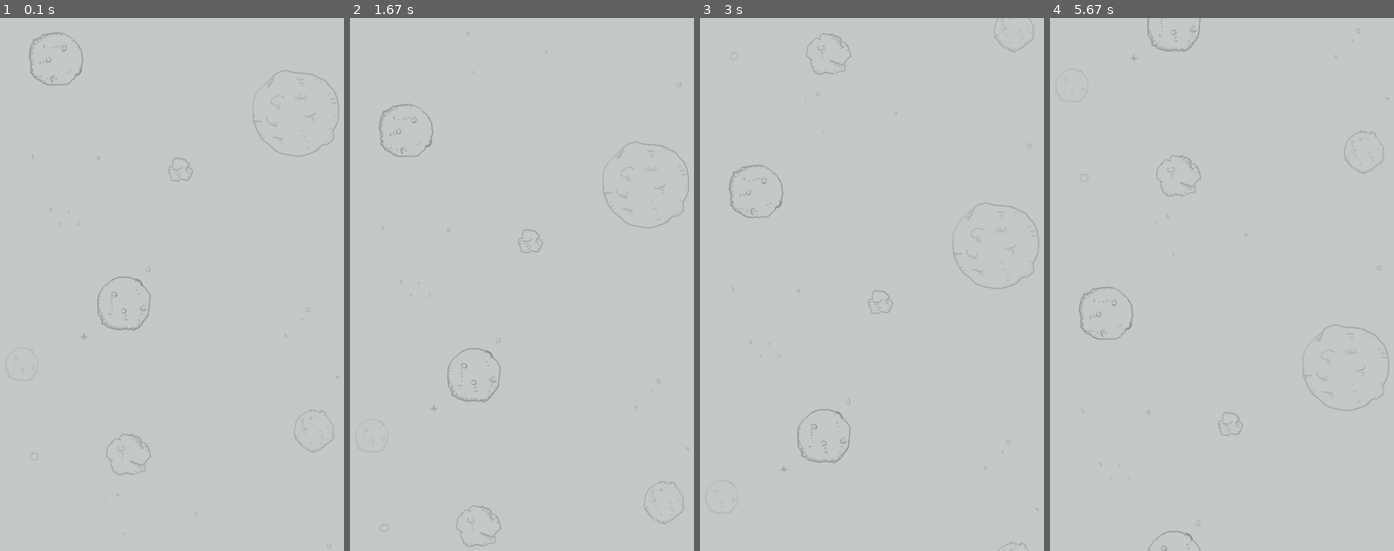
Above: before the commit, frames 1-4 (left to right).
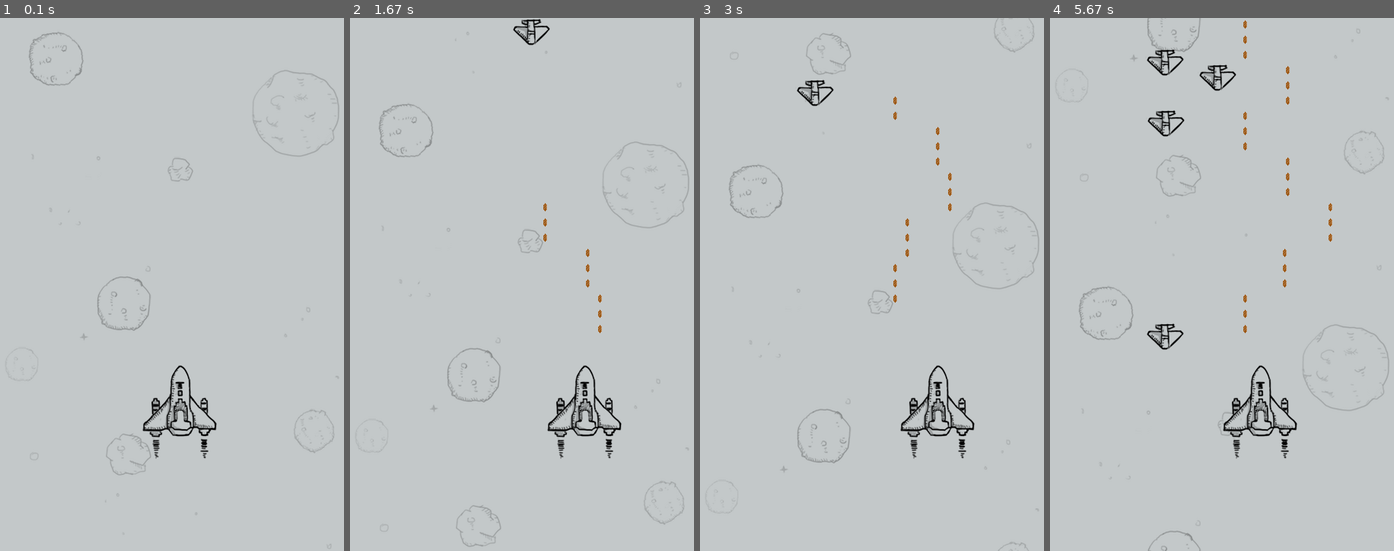
Above: after the commit, the same moments.

Repository: yuzhihui199229/plane-war
Game: pygame game, started from plane_main.py
The game is run twice, just before and just after one commit, with the same random seed, the same clock (stepped at 60 frames per second) and the same inputs.
Inputs:
- Up to frame 1 (0.1 s): no input
- Up to frame 2 (1.67 s): hold Right 0.33-0.8 s; hold Right 0.83-1.3 s; hold Left from 1.33 s (still down)
- Up to frame 3 (3 s): release Left at 1.87 s; hold Left 1.9-2.3 s; hold Right 2.33-2.97 s
- Up to frame 4 (5.67 s): hold Left 3-3.47 s; hold Right 3.5-3.97 s; hold Right 4-4.47 s; hold Left 4.5-5.03 s; hold Left 5.07-5.47 s; hold Right from 5.5 s (still down)

The runs differ from the first frame. In frame 1, 1.0% of the frame differs, in the area x 41-64%, y 65-83%; in frame 2, 1.3%; in frame 3, 1.4%; in frame 4, 2.2%, in the area x 28-83%, y 0-83%.

Commit message:
飞机大战

Diff:
--- a/plane_main.py
+++ b/plane_main.py
@@ -15,15 +15,19 @@
         # 3.调用私有方法，精灵和精灵组的创建
         self.__create_sprites()
         # 4.设置定时器事件->创建敌机
-
         pygame.time.set_timer(CREATE_ENEMY_EVENT, 1000)
-        print("游戏初始化")
+        pygame.time.set_timer(HERO_FIRE_EVENT, 500)
 
     def __create_sprites(self):
         # 创建背景精灵和精灵组
         bg1 = BackGround()
         bg2 = BackGround(True)
         self.back_ground = pygame.sprite.Group(bg1, bg2)
+        # 创建敌机的精灵族
+        self.enemy_group = pygame.sprite.Group()
+        # 创建英雄的精灵和精灵组
+        self.hero = Hero()
+        self.hero_group = pygame.sprite.Group(self.hero)
 
     def start_game(self):
         while True:
@@ -44,19 +48,51 @@
             if event.type == pygame.QUIT:
                 PlaneGame.__game_over()
             elif event.type == CREATE_ENEMY_EVENT:
-                print("敌机出场")
+                # 创建敌机精灵
+                enemy = Enemy()
+                # 将敌机精灵添加到敌机精灵组
+                self.enemy_group.add(enemy)
+            elif event.type == HERO_FIRE_EVENT:
+                self.hero.fire()
+            # elif event.type == pygame.KEYDOWN and event.key == pygame.K_RIGHT:
+            #     print("向右移动")
+        # 使用键盘提供的方法获取键盘按键 --按键元祖
+        key_pressed = pygame.key.get_pressed()
+        # 判断元祖中对应的按键索引值
+        if key_pressed[pygame.K_RIGHT]:
+            self.hero.speed = 2
+        elif key_pressed[pygame.K_LEFT]:
+            self.hero.speed = -2
+        else:
+            self.hero.speed = 0
 
     def __check_collide(self):
-        pass
+        # 子弹摧毁敌机
+        pygame.sprite.groupcollide(self.hero.bullets, self.enemy_group, True, True)
+        # 敌机装回英雄
+        enemys = pygame.sprite.spritecollide(self.hero, self.enemy_group, True)
+        # 判断列表是否有内容
+        if len(enemys) > 0:
+            # 让硬性牺牲
+            self.hero.kill()
+            PlaneGame.__game_over()
 
     def __update_sprites(self):
         self.back_ground.update()
         self.back_ground.draw(self.screen)
 
+        self.enemy_group.update()
+        self.enemy_group.draw(self.screen)
+
+        self.hero_group.update()
+        self.hero_group.draw(self.screen)
+
+        self.hero.bullets.update()
+        self.hero.bullets.draw(self.screen)
+
     @staticmethod
     def __game_over():
         pygame.quit()
-        pass
 
 
 if __name__ == '__main__':
@@ -64,4 +100,3 @@
     game = PlaneGame()
     # 启动游戏
     game.start_game()
-    pass
--- a/plane_sprites.py
+++ b/plane_sprites.py
@@ -1,3 +1,10 @@
+"""
+模块的导入顺序建议如下：
+官方标准模块导入
+第三方模块导入
+应用程序模块导入
+"""
+import random
 import pygame
 
 # 定义一个屏幕大小的常量
@@ -6,6 +13,9 @@
 FRAME_PRE_SEC = 60
 # 创建敌机的定时器常量
 CREATE_ENEMY_EVENT = pygame.USEREVENT
+
+# 英雄发射子弹事件
+HERO_FIRE_EVENT = pygame.USEREVENT + 1
 
 
 class GameSprite(pygame.sprite.Sprite):
@@ -44,15 +54,72 @@
 
 class Enemy(GameSprite):
     def __init__(self):
-        # 调用父类的方法，创建敌机精灵，同时指定敌机图片
+        # 调用父类的方法，创建敌机精灵，同时指定敌机图片、
+        super().__init__("./images/enemy1.png")
         # 指定敌机的初始随机速度
+        self.speed = random.randint(1, 3)
         # 指定敌机的初始随机位置
-        super().__init__("./images/enemy1.png")
+        self.rect.bottom = 0
+        max_x = SCREEN_RECT.width - self.rect.width
+        self.rect.x = random.randint(0, max_x)
 
     def update(self):
         # 调用父类方法，保持垂直方向的飞行
         super(Enemy, self).update()
         # 判断是否非处屏幕，如果是，需要从精灵组删除敌机
         if self.rect.y >= SCREEN_RECT.height:
-            print("...................")
+            # print("...................")
+            #
+            self.kill()
+
+    def __del__(self):
+        # print("敌机挂了%s" % self.rect)
         pass
+
+
+class Hero(GameSprite):
+    """英雄精灵"""
+
+    def __init__(self):
+        # 调用父类方法，设置image&speed
+        super().__init__("./images/me1.png", 0)
+        # 设置英雄的初始位置
+        self.rect.centerx = SCREEN_RECT.centerx
+        self.rect.bottom = SCREEN_RECT.bottom - 120
+        # 创建子弹的精灵组
+        self.bullets = pygame.sprite.Group()
+
+    def update(self):
+        # 英雄在水平方向
+        self.rect.x += self.speed
+        # 控制英雄不能离开屏幕
+        if self.rect.x < 0:
+            self.rect.x = 0
+        elif self.rect.right > SCREEN_RECT.right:
+            self.rect.right = SCREEN_RECT.right
+
+    def fire(self):
+        for i in (1, 2, 3):
+            # 创建子弹精灵
+            bullet = Bullet()
+            # 设置精灵的位置
+            bullet.rect.bottom = self.rect.y - i * 20
+            bullet.rect.centerx = self.rect.centerx
+            # 将精灵添加到精灵组
+            self.bullets.add(bullet)
+
+
+class Bullet(GameSprite):
+    def __init__(self):
+        # 调用父类方法，设置父类子弹图片，设置初始速度
+        super().__init__("./images/bullet1.png", -2)
+
+    def update(self):
+        # 调用父类方法让子弹沿垂直方向飞行
+        super().update()
+        # 判断子弹是否飞出屏幕
+        if self.rect.right > SCREEN_RECT.right:
+            self.rect.right = SCREEN_RECT.right
+
+    def __del__(self):
+        print("移除子弹")
